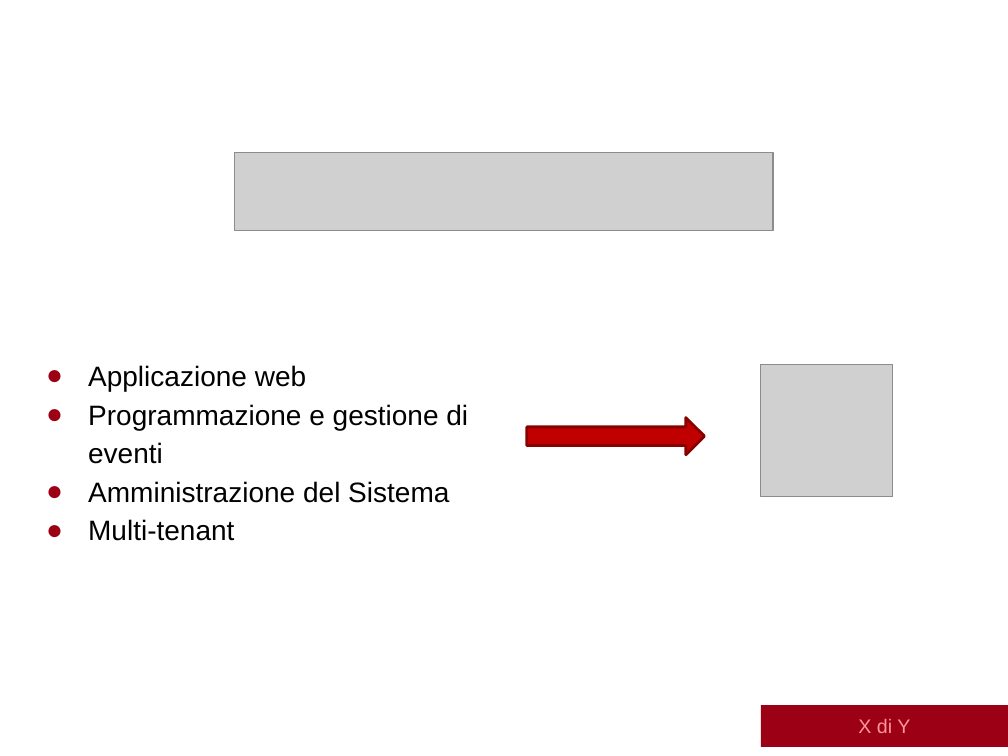
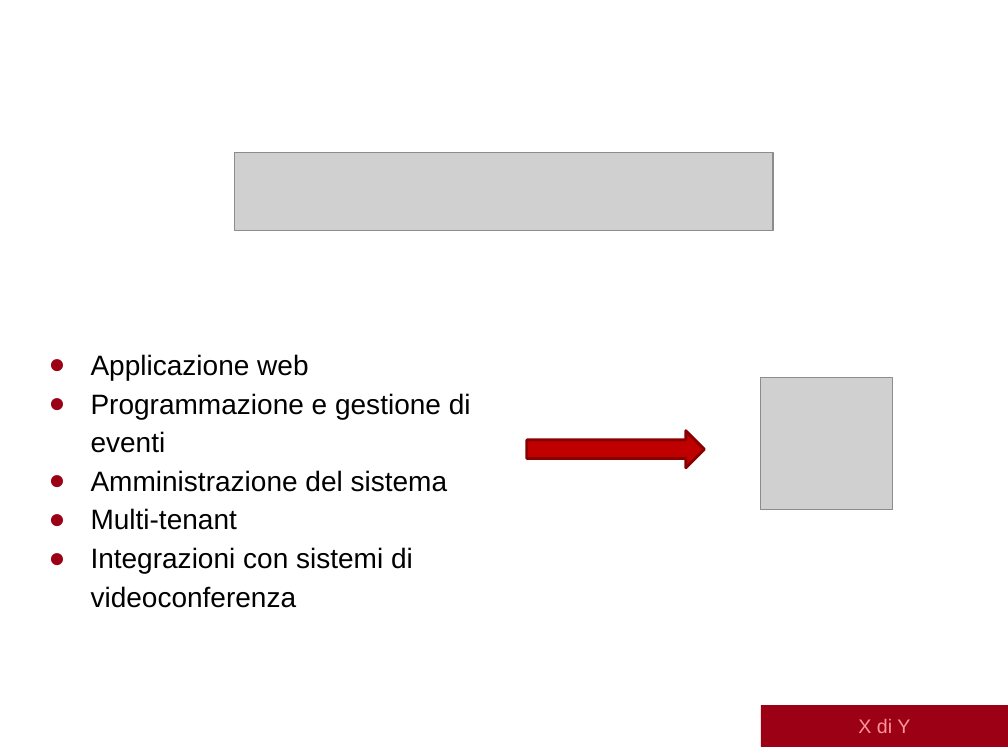
Before and after one commit to albertolazari/tesi, a slide deck: slide 3 of src/presentazione/slide-discussione.pptx. Drawn at 1008x756 pixels with LibreOffice and Linux fonts; fonts in the diff are those of the drawing; grey boxes stand for pictures; background and template pictures are left out. Boxes give left, top, right and bottom in pixels: in the first picture for what was removed or moved away, otherwise in the second. Text is boxed around its words. In the diff, an @@ line names an element or a change of style, - is before the commit and + after.

```diff
--- a/src/presentazione/slide-discussione.pptx
+++ b/src/presentazione/slide-discussione.pptx
@@ text "Applicazione web" moved from (x1=88, y1=365, x2=468, y2=541) to (x1=91, y1=354, x2=471, y2=608) @@
@@ picture moved from (x1=761, y1=365, x2=893, y2=497) to (x1=761, y1=378, x2=893, y2=510) @@
@@ right arrow moved from (x1=527, y1=417, x2=705, y2=455) to (x1=527, y1=430, x2=705, y2=468) @@
@@ text at (x1=91, y1=470, x2=448, y2=492): text changed @@
-● Amministrazione del Sistema
+● Amministrazione del sistema
@@ text at (x1=91, y1=547, x2=413, y2=608): paragraph added @@
+● Integrazioni con sistemi di videoconferenza
```
Also in this commit, not shown: 1 slide added.
